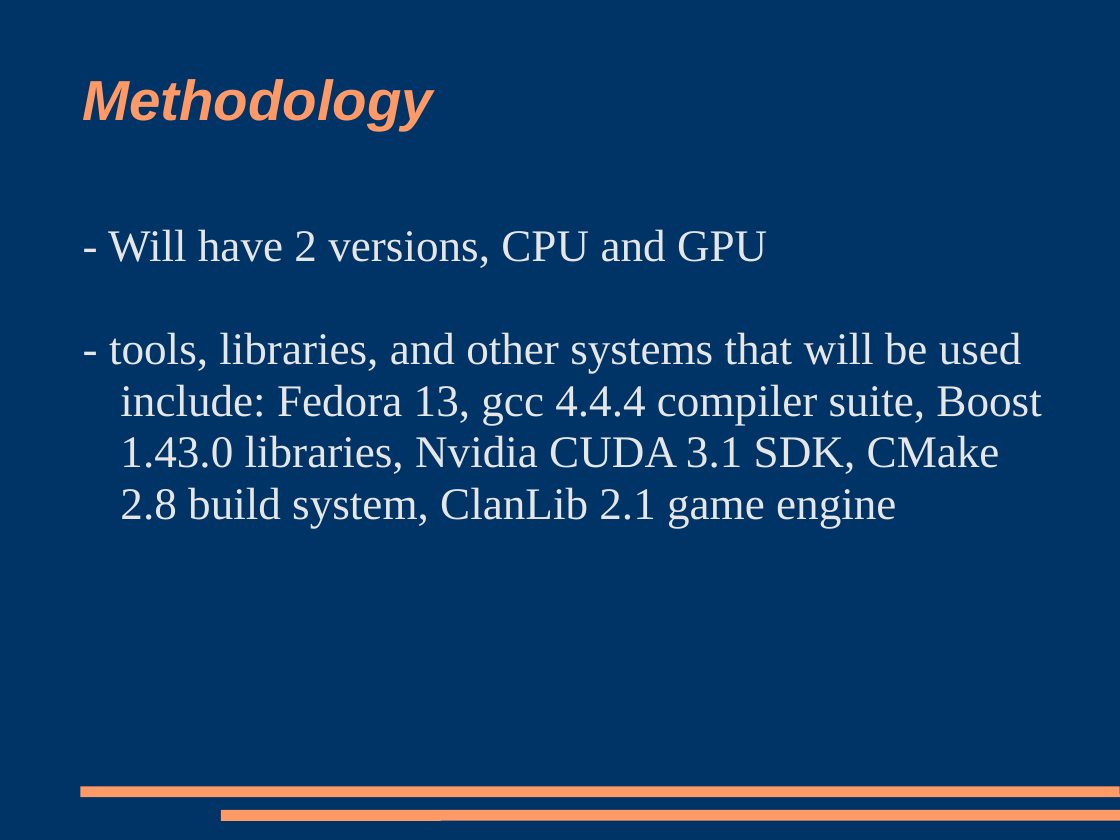
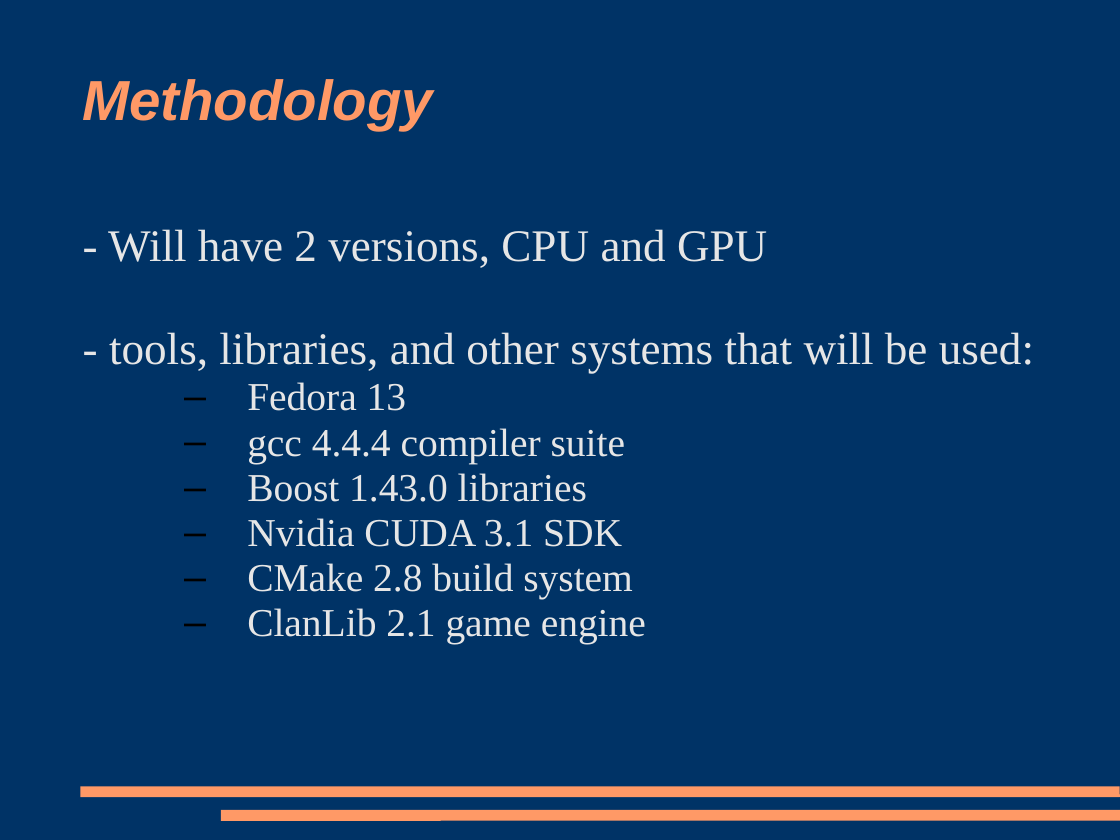
Before and after one commit to trigger-happy/thesis, a slide deck: slide 12 of presentations/Presentation1.ppt (slide 13 before the commit). Drawn at 1120x840 pixels with LibreOffice and Linux fonts; fonts in the diff are those of the drawing. Boxes give left, top, right and bottom in pixels: in the first picture for what was removed or moved away, otherwise in the second. Text is boxed around its words. In the diff, an @@ line names an element or a change of style, - is before the commit and + after.

```diff
--- a/presentations/Presentation1.ppt
+++ b/presentations/Presentation1.ppt
@@ text at [109,332,1034,644]: text changed; size 32 to 28 pt @@
-- tools, libraries, and other systems that will be used include: Fedora 13, gcc 4.4.4 compiler suite, Boost 1.43.0 libraries, Nvidia CUDA 3.1 SDK, CMake 2.8 build system, ClanLib 2.1 game engine
+- tools, libraries, and other systems that will be used:
+  – Fedora 13
+  – gcc 4.4.4 compiler suite
+  – Boost 1.43.0 libraries
+  – Nvidia CUDA 3.1 SDK
+  – CMake 2.8 build system
+  – ClanLib 2.1 game engine
```
Also in this commit, not shown: 7 other slides changed, 1 slide removed.
